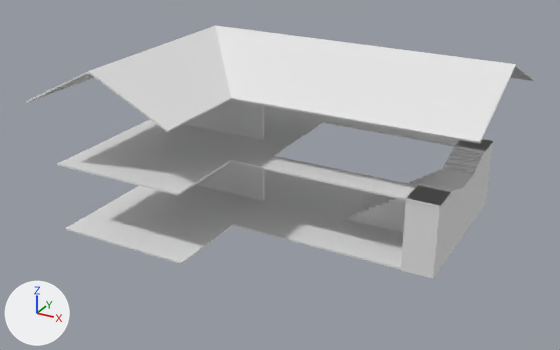
The Blender file Assignment/P3D_Assignment/Assets/Models/House.blend: old version first, new version second.
Both versions are drawn from a 50 mm lens placed at (39.5, -77.3, 43.2), pointed at (0.9, -7.1, 8.1). Arrows for +X, +Y and +Z are at lower left; the lights stay in place.

The older version as bpy lines, for what is in view:
```python
ob_firstfloor = bpy.data.objects.new('FirstFloor', me_plane_004)
ob_firstfloor.location = (0.0, 0.0, 0.0)
ob_firstfloor_001 = bpy.data.objects.new('FirstFloor.001', me_plane_006)
ob_firstfloor_001.location = (0.0, 0.0, 0.0)
ob_ground_floor = bpy.data.objects.new('Ground Floor', me_plane_003)
ob_ground_floor.location = (0.0, 0.0, 0.0)
ob_roof = bpy.data.objects.new('Roof', me_plane_002)
ob_roof.location = (0.0, 0.0, 0.0)
ob_walls = bpy.data.objects.new('Walls', me_plane_001)
ob_walls.location = (0.0, 0.0, 0.0)
ob_walls_001 = bpy.data.objects.new('Walls.001', me_plane_005)
ob_walls_001.location = (0.0, 0.0, 0.0)
```
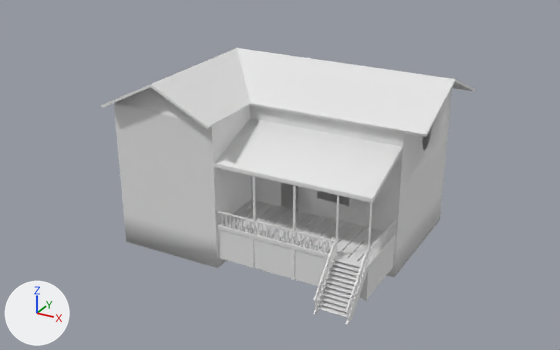
Edits to the bpy script that builds the scene:
```text
Change me_plane_001:
    remove me_plane_001.from_pydata(...)  # 122 vertices, 103 faces; spans x -20.0..20.0, y -20.0..10.0, z 0.0..22.0
    add me_plane_001.from_pydata(...)  # 393 vertices, 324 faces, 2 loose edges; spans x -15.0..15.0, y -15.0..7.5, z -0.7..19.5
    me_plane_001 part 2: 122 vertices removed from x -20.0..20.0, y -20.0..10.0, z 0.0..22.0; 393 vertices added at x -15.0..15.0, y -15.0..7.5, z -0.7..19.5
    me_plane_001 part 3: the surface is now shaded smooth
Change me_plane_002:
    remove me_plane_002.from_pydata(...)  # 11 vertices, 6 faces; spans x -20.9..23.7, y -22.3..11.2, z 17.5..22.0
    add me_plane_002.from_pydata(...)  # 17 vertices, 8 faces; spans x -15.7..17.8, y -16.7..8.4, z 16.2..19.5
    me_plane_002 part 1: the whole mesh is rebuilt
Change me_plane_003:
    where me_plane_003.from_pydata(...)  # 8 vertices, 2 faces; spans x -20.0..20.0, y -20.0..10.0, z 2.0
    me_plane_003 part 6: the whole mesh is scaled about its middle by (0.75, 0.75, 1), then moved by (0.0, 1.3, 2.5)
Change me_plane_004:
    remove me_plane_004.from_pydata(...)  # 16 vertices, 6 faces; spans x -20.0..20.2, y -20.0..10.0, z 10.0
    add me_plane_004.from_pydata(...)  # 29 vertices, 16 faces; spans x -15.0..15.2, y -15.0..7.5, z 10.3..10.5
    me_plane_004 part 4: 16 vertices removed from x -20.0..20.2, y -20.0..10.0, z 10.0; 29 vertices added at x -15.0..15.2, y -15.0..7.5, z 10.3..10.5
    me_plane_004 part 5: the surface is now shaded smooth
Change ob_walls:
    remove ob_walls.hide_set(True)
Change ob_roof:
    where _m = ob_roof.modifiers.new('Solidify', 'SOLIDIFY')
    _m.thickness: 0.2 -> 0.3
Change ob_firstfloor:
    remove _m = ob_firstfloor.modifiers.new('Solidify', 'SOLIDIFY')
    remove _m.thickness = 0.2
    remove _m.offset = 1.0
Remove ob_walls_001:
    ob_walls_001 = bpy.data.objects.new('Walls.001', me_plane_005)
Remove ob_firstfloor_001:
    ob_firstfloor_001 = bpy.data.objects.new('FirstFloor.001', me_plane_006)
Add ob_porch_roof_supports:
    ob_porch_roof_supports = bpy.data.objects.new('Porch_Roof_Supports', me_plane_021)  # 44 vertices, 21 faces; spans x -11.31..1.8, y 2.05..2.26, z 3.54..9.1; modifiers BEVEL
    ob_porch_roof_supports.parent = ob_porch_floor
    ob_porch_roof_supports.location = (13.33, -17.11, 2.653)
Add ob_porch_floor:
    ob_porch_floor = bpy.data.objects.new('Porch_Floor', me_plane_009)  # 161 vertices, 114 faces; spans x -2.8..15.1, y -15.1..-7.5, z 4.1..4.5; modifiers BEVEL
    ob_porch_floor.location = (0.0, 0.0, 0.0)
Add ob_porch_roof:
    ob_porch_roof = bpy.data.objects.new('Porch_Roof', me_plane_015)  # 24 vertices, 18 faces; spans x -8.9..9.1, y -7.7..0.0, z -1.7..1.6; modifiers BEVEL
    ob_porch_roof.parent = ob_porch_floor
    ob_porch_roof.location = (6.077, -7.451, 13.02)
Add ob_porch_supports:
    ob_porch_supports = bpy.data.objects.new('Porch_Supports', me_plane_017)  # 32 vertices, 20 faces; spans x 1.65..15.14, y -15.06..-14.87, z 0.41..4.06; modifiers BEVEL
    ob_porch_supports.parent = ob_porch_floor
    ob_porch_supports.location = (0.0, 0.0, 0.0)
Add ob_porch_panels:
    ob_porch_panels = bpy.data.objects.new('Porch_Panels', me_plane_016)  # 20 vertices, 5 faces; spans x -2.8..15.1, y -15.0..-7.8, z 0.4..4.1
    ob_porch_panels.parent = ob_porch_floor
    ob_porch_panels.location = (0.0, 0.0, 0.0)
Add ob_porch_spindles:
    ob_porch_spindles = bpy.data.objects.new('Porch_Spindles', me_plane_001_1)  # 528 vertices, 264 faces; spans x -15.8..1.8, y -2.4..9.2, z -1.9..3.4
    ob_porch_spindles.parent = ob_porch_floor
    ob_porch_spindles.location = (13.33, -17.11, 2.653)
Add ob_porch_handrails:
    ob_porch_handrails = bpy.data.objects.new('Porch_Handrails', me_plane_026)  # 30 vertices, 24 faces; spans x -15.9..1.8, y -2.7..9.4, z -0.7..3.6; modifiers BEVEL
    ob_porch_handrails.parent = ob_porch_floor
    ob_porch_handrails.location = (13.33, -17.11, 2.653)
Add ob_porch_stairs:
    ob_porch_stairs = bpy.data.objects.new('Porch_Stairs', me_plane_013)  # 129 vertices, 86 faces; spans x -11.68..1.82, y -2.72..2.25, z -2.24..1.88; modifiers BEVEL
    ob_porch_stairs.parent = ob_porch_floor
    ob_porch_stairs.location = (13.33, -17.11, 2.653)
Add ob_staircase:
    ob_staircase = bpy.data.objects.new('Staircase', me_plane_010)  # 158 vertices, 99 faces; spans x 5.22..15.15, y -7.45..7.45, z 4.3..10.36
    ob_staircase.location = (0.0, 0.0, 0.0)
```

Where the change shows, as pixel boxes (x1, y1, x2, y2) in the pictures (560 x 350 px; the box of a moved part takes in the faces that stretch with it):
'Roof', reshaped, modifiers changed (26% narrower, 25% shorter): before (26, 25, 534, 144); after (101, 48, 475, 137)
'Walls', shown: after (114, 87, 452, 277)
'Ground Floor', mesh rescaled: before (65, 169, 403, 270); after (282, 183, 349, 209)
'FirstFloor', reshaped, modifiers changed: before (57, 105, 493, 208); after (422, 133, 430, 144)
'Porch_Roof', added: after (214, 118, 402, 203)
'FirstFloor.001', deleted: before (345, 139, 493, 279)
'Porch_Floor', added: after (217, 200, 396, 269)
'Porch_Panels', added: after (218, 229, 395, 299)
'Walls.001', deleted: before (184, 100, 265, 201)
'Porch_Stairs', added: after (313, 256, 369, 325)
'Porch_Spindles', added: after (217, 213, 396, 320)
'Porch_Handrails', added: after (216, 210, 397, 311)
'Porch_Roof_Supports', added: after (253, 176, 372, 250)
'Porch_Supports', added: after (250, 238, 369, 301)
part 2 of me_plane_001, built on: after (114, 87, 452, 277)
part 4 of me_plane_004, moved or reshaped: before (57, 105, 493, 208); after (422, 133, 430, 144)
